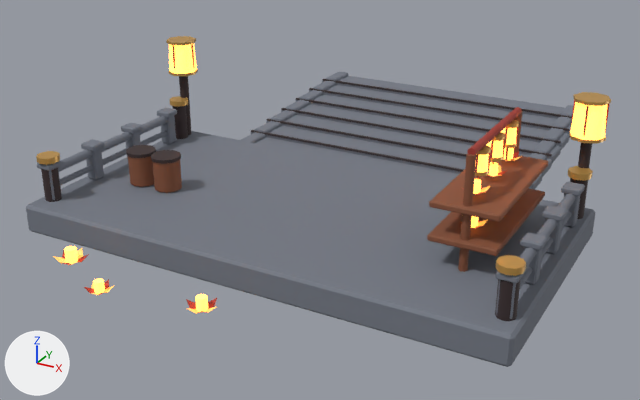
The glTF model packages/assets/shangyuan/models/model-quay.glb: old version first, new version second.
Camera for both pictures: a 50 mm camera at (6.73, -14.83, 6.46) aimed at (-0.23, -2.18, 0.14). The axes (+X, +Y, +Z) are drawn at lower left. The lights are the same throughout. The first picture is the older version. Vertices at exactly the same position are counted once.

Script lines for the objects in view, before the commit:
```python
mat_sy_gold = principled_material('SY_Gold')
mat_sy_gold.base_color = (0.638, 0.361, 0.0908)  # orange #d1a255
mat_sy_gold.metallic = 0.5
mat_sy_gold.roughness = 0.4
mat_sy_lantern = principled_material('SY_Lantern')
mat_sy_lantern.base_color = (1.0, 0.638, 0.254)  # beige #ffd18a
mat_sy_lantern.roughness = 0.48
mat_sy_lantern.emission_color = (1.0, 0.342, 0.0467)  # orange #ff9e3d
mat_sy_lantern.emission_strength = 3.4
mat_sy_stone = principled_material('SY_Stone')
mat_sy_stone.base_color = (0.175, 0.191, 0.231)  # grey #747984
mat_sy_stone.roughness = 0.9
mat_sy_vermilion = principled_material('SY_Vermilion')
mat_sy_vermilion.base_color = (0.366, 0.0437, 0.0296)  # red #a33b30
mat_sy_vermilion.roughness = 0.7
mat_sy_wood = principled_material('SY_Wood')
mat_sy_wood.base_color = (0.238, 0.0823, 0.0382)  # brown #865137
mat_sy_wood.roughness = 0.78
me_model_quay = bpy.data.meshes.new('model-quay')
me_model_quay.from_pydata(...)  # 2431 vertices, 4128 faces; spans x -4.29..4.29, y -6.72..3.58, z -0.13..2.34
# faces by material slot: [2008, 596, 424, 392, 422, 232, 54]
me_model_quay.materials.append(mat_sy_stone)  # grey #747984
me_model_quay.materials.append(mat_sy_darkwood)  # dark grey #382a2b
me_model_quay.materials.append(mat_sy_gold)  # orange #d1a255
me_model_quay.materials.append(mat_sy_lantern)  # beige #ffd18a, glowing orange #ff9e3d
me_model_quay.materials.append(mat_sy_vermilion)  # red #a33b30
me_model_quay.materials.append(mat_sy_wood)  # brown #865137
me_model_quay.materials.append(mat_sy_paper)  # beige #e2b573, glowing orange #e19840
ob_model_quay = bpy.data.objects.new('model-quay', me_model_quay)
ob_model_quay.location = (0.0, 0.0, 0.0)
```
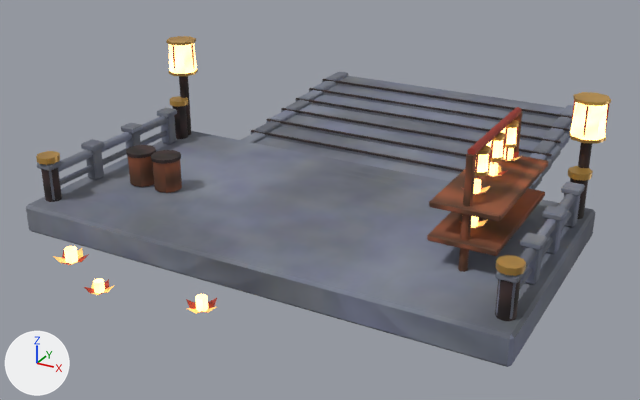
What changed in the scene script:
```text
Change mat_sy_stone:
    where n0 = _N.new('ShaderNodeBsdfPrincipled'); n0.name = 'Principled BSDF'
    remove n0.inputs[0].default_value = (0.175, 0.191, 0.231, 1.0)  # 'Base Color', grey #747984
    add n2 = _N.new('ShaderNodeTexImage'); n2.name = 'Image Texture'
    add n2.image = img_t_sy_stone_basecolor
    add n3 = _N.new('ShaderNodeNormalMap'); n3.name = 'Normal Map'
    add n3.uv_map = 'UVMap'
    add n3.inputs[0].default_value = 0.65  # 'Strength'
    add n4 = _N.new('ShaderNodeTexImage'); n4.name = 'Image Texture.001'
    add n4.image = img_t_sy_stone_normal
    add _L.new(n2.outputs[0], n0.inputs[0])  # 'Color' to 'Base Color'
    add _L.new(n3.outputs[0], n0.inputs[5])  # 'Normal' to 'Normal'
    add _L.new(n4.outputs[0], n3.inputs[1])  # 'Color' to 'Color'
Change mat_sy_gold:
    where n0 = _N.new('ShaderNodeBsdfPrincipled'); n0.name = 'Principled BSDF'
    remove n0.inputs[0].default_value = (0.638, 0.361, 0.0908, 1.0)  # 'Base Color', orange #d1a255
    add n2 = _N.new('ShaderNodeTexImage'); n2.name = 'Image Texture'
    add n2.image = img_t_sy_gold_basecolor
    add n3 = _N.new('ShaderNodeNormalMap'); n3.name = 'Normal Map'
    add n3.uv_map = 'UVMap'
    add n3.inputs[0].default_value = 0.65  # 'Strength'
    add n4 = _N.new('ShaderNodeTexImage'); n4.name = 'Image Texture.001'
    add n4.image = img_t_sy_gold_normal
    add _L.new(n2.outputs[0], n0.inputs[0])  # 'Color' to 'Base Color'
    add _L.new(n3.outputs[0], n0.inputs[5])  # 'Normal' to 'Normal'
    add _L.new(n4.outputs[0], n3.inputs[1])  # 'Color' to 'Color'
Change mat_sy_lantern:
    remove # nodes: BsdfPrincipled, OutputMaterial
    remove # colours: beige #ffd18a, orange #ff9e3d
    nodes: BsdfPrincipled, NormalMap, OutputMaterial, TexImage x3
    uses the picture img_t_sy_lantern_basecolor
    uses the picture img_t_sy_lantern_normal
Change mat_sy_vermilion:
    where n0 = _N.new('ShaderNodeBsdfPrincipled'); n0.name = 'Principled BSDF'
    remove n0.inputs[0].default_value = (0.366, 0.0437, 0.0296, 1.0)  # 'Base Color', red #a33b30
    add n2 = _N.new('ShaderNodeTexImage'); n2.name = 'Image Texture'
    add n2.image = img_t_sy_vermilion_basecolor
    add n3 = _N.new('ShaderNodeNormalMap'); n3.name = 'Normal Map'
    add n3.uv_map = 'UVMap'
    add n3.inputs[0].default_value = 0.65  # 'Strength'
    add n4 = _N.new('ShaderNodeTexImage'); n4.name = 'Image Texture.001'
    add n4.image = img_t_sy_vermilion_normal
    add _L.new(n2.outputs[0], n0.inputs[0])  # 'Color' to 'Base Color'
    add _L.new(n3.outputs[0], n0.inputs[5])  # 'Normal' to 'Normal'
    add _L.new(n4.outputs[0], n3.inputs[1])  # 'Color' to 'Color'
Change mat_sy_wood:
    where n0 = _N.new('ShaderNodeBsdfPrincipled'); n0.name = 'Principled BSDF'
    remove n0.inputs[0].default_value = (0.238, 0.0823, 0.0382, 1.0)  # 'Base Color', brown #865137
    add n2 = _N.new('ShaderNodeTexImage'); n2.name = 'Image Texture'
    add n2.image = img_t_sy_wood_basecolor
    add n3 = _N.new('ShaderNodeNormalMap'); n3.name = 'Normal Map'
    add n3.uv_map = 'UVMap'
    add n3.inputs[0].default_value = 0.65  # 'Strength'
    add n4 = _N.new('ShaderNodeTexImage'); n4.name = 'Image Texture.001'
    add n4.image = img_t_sy_wood_normal
    add _L.new(n2.outputs[0], n0.inputs[0])  # 'Color' to 'Base Color'
    add _L.new(n3.outputs[0], n0.inputs[5])  # 'Normal' to 'Normal'
    add _L.new(n4.outputs[0], n3.inputs[1])  # 'Color' to 'Color'
Change me_model_quay:
    where me_model_quay.from_pydata(...)  # 2431 vertices, 4128 faces; spans x -4.29..4.29, y -6.72..3.58, z -0.13..2.34
    me_model_quay part 1: texture (UV) coordinates changed
```

Where the change shows, as pixel boxes [x1, y1, x2, y2] in the pictures (640 x 400 px):
'model-quay', surface changed: [36, 40, 611, 366] in both
